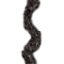
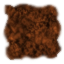
The second 64 × 64 image is a revision of the first. Changes to its layers:
added layer "Layer #17" above "Layer #15" over [2, 2, 63, 63]
hid "Layer #9", painted on it over [2, 0, 63, 64]
